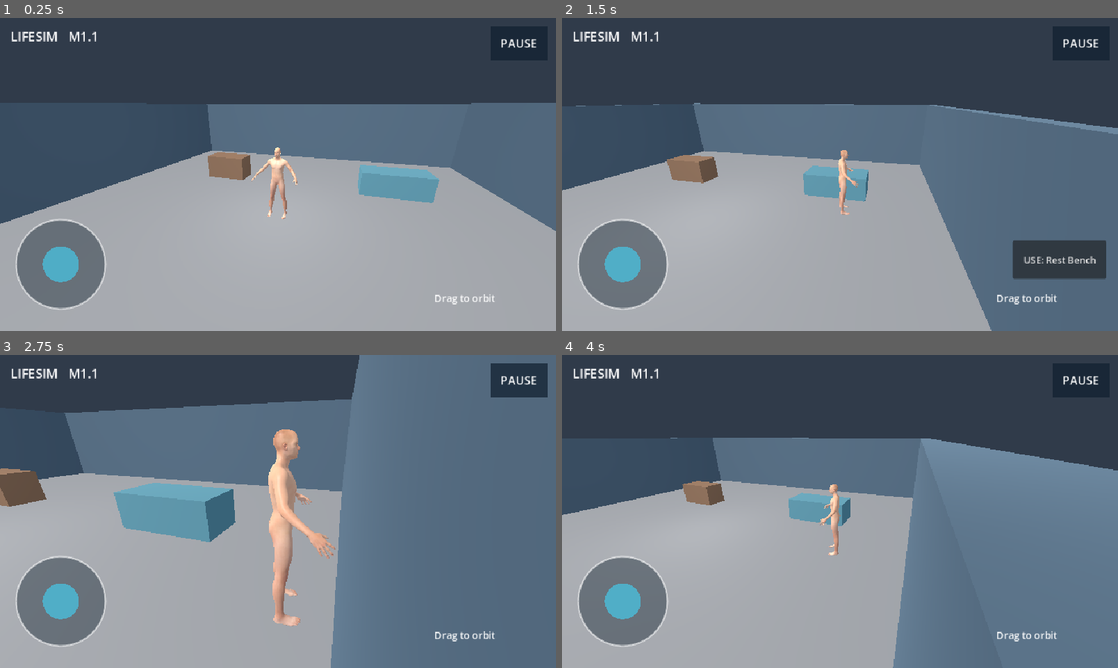
Above: before the commit, frames 1-4 (two rows, left to right).
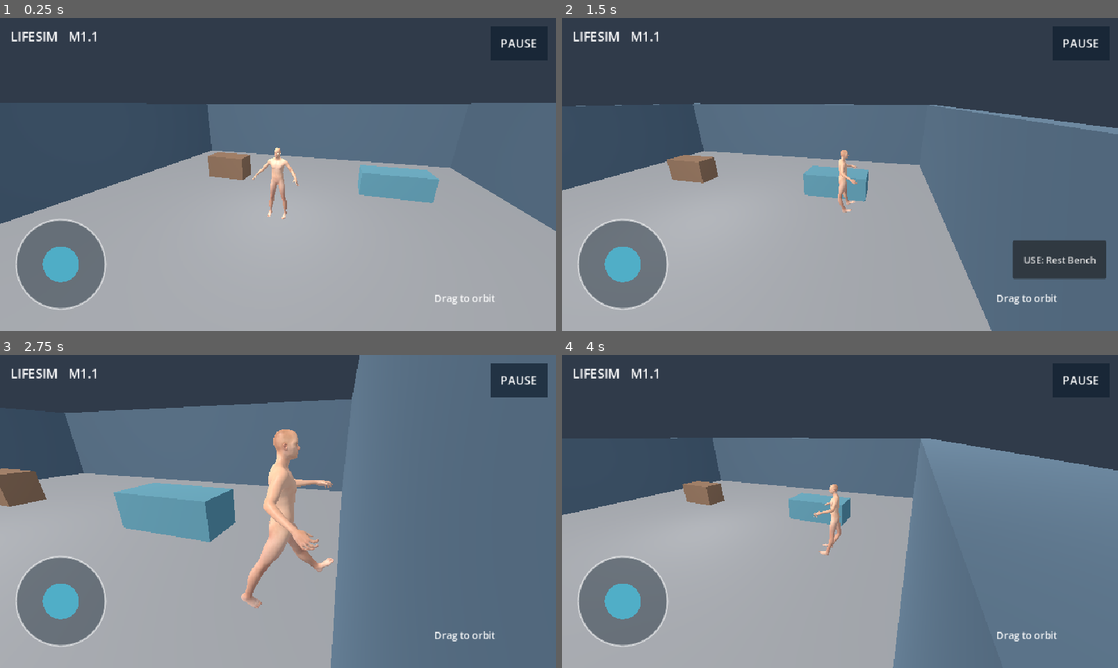
Above: after the commit, the same moments.

Repository: Ye-Shwethway/creators-universe-lifesim
Game: Godot game, scene res://scenes/main.tscn
The game is run twice, just before and just after one commit, with the same random seed, the same clock (stepped at 60 frames per second) and the same inputs.
Inputs (mouse positions are in pixels of both pictures, inside the frame that each line leads up to):
- Up to frame 1 (0.25 s): no input
- Up to frame 2 (1.5 s): move the mouse to (962, 158) at 0.52 s; hold D (move_right) 0.53-1.25 s; hold Shift (sprint) 0.53-1.25 s; click (962, 158) at 0.67 s; drag from (728, 190) to (812, 237) at 1.27 s
- Up to frame 3 (2.75 s): move the mouse to (333, 442) at 2.02 s; hold D (move_right) from 2.03 s (still down); hold Shift (sprint) from 2.03 s (still down)
- Up to frame 4 (4 s): release D (move_right) at 2.75 s; release Shift (sprint) at 2.75 s; drag from (812, 574) to (673, 464) at 2.77 s; move the mouse to (1006, 558) at 3.52 s; hold A (move_left) from 3.53 s (still down); hold Shift (sprint) from 3.53 s (still down)

The runs differ from the first frame. In frame 1, less than 0.1% of the frame differs, in the area x 45-54%, y 41-54%; in frame 2, 0.2%; in frame 3, 2.5%, in the area x 43-61%, y 35-87%; in frame 4, 0.3%.

Commit message:
fix(character): resolve animation player path after tree enters scene

Diff:
--- a/scripts/characters/character_visual_adapter.gd
+++ b/scripts/characters/character_visual_adapter.gd
@@ -56,9 +56,9 @@
     blend_space.add_blend_point(walk_node, 1.0)
     blend_tree = AnimationTree.new()
     blend_tree.name = "LocomotionTree"
-    blend_tree.anim_player = blend_tree.get_path_to(animator)
     blend_tree.tree_root = blend_space
     add_child(blend_tree)
+    blend_tree.anim_player = blend_tree.get_path_to(animator)
     blend_tree.active = true
     blend_tree.set("parameters/blend_position", 0.0)
     fallback.hide()
